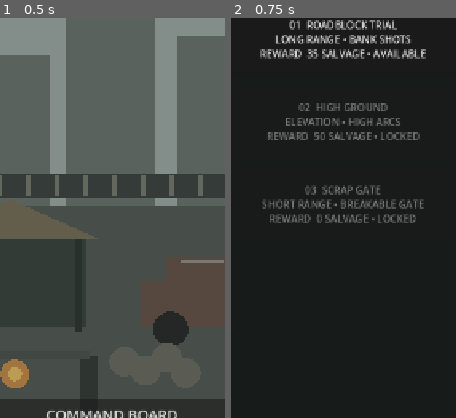
Above: before the commit, frames 1-2 (left to right).
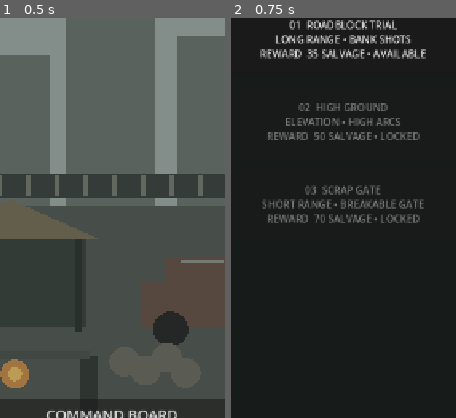
Above: after the commit, the same moments.

Repository: phantompixel-developer/FortKnocks
Game: Godot game, scene res://game/core/app.tscn
Two runs of this game, one before a commit and one after it. Both use one fixed random seed, a clock stepped at 60 frames per second and the inputs below. This scene is started directly instead of the project's main scene.
Inputs:
- Up to frame 1 (0.5 s): no input
- Up to frame 2 (0.75 s): click "COMMAND BOARD CHOOSE THE NEXT…" at 0.5 s
The pictures show only the part of the screen within x 25-75%, y 28-78%; the shares and areas given below are measured in that part.

Frame 1 is identical in both runs. In frame 2, 0.8% of the frame differs, in the area x 16-84%, y 49-52%.

Commit message:
content: seed Outskirts campaign rewards and unlocks

Diff:
--- a/game/campaign/missions/scrap_gate_trial.tres
+++ b/game/campaign/missions/scrap_gate_trial.tres
@@ -9,6 +9,9 @@
 test_focus = "SHORT RANGE • BREAKABLE GATE"
 briefing = "A closer enemy position sits behind a reinforced scrap gate while your firing point is raised. Judge the shorter power window, break the gate, or work around it."
 objective_text = "INCAPACITATE ENEMY"
+campaign_order = 3
+salvage_reward = 70
+next_mission_id = ""
 feature_preview_enabled = true
 feature_preview_position = Vector2(1050, 900)
 feature_preview_text = "COLLAPSIBLE SCRAP GATE • BREAK OR ARC OVER"
